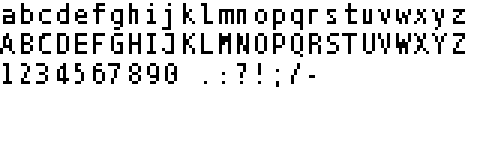
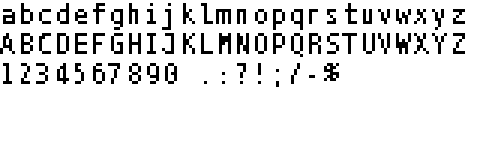
Layers edited between the first and the second 480×144 image:
removed layer "abcdefghijklmno..." over 216, 9, 339, 81
added group "symbols" with 8 layers above "[0 - 9]" over 324, 63, 339, 81
added layer "%" in group "symbols" over 324, 63, 339, 81
added group "[a - z]" with 26 layers above "Fond" over 216, 9, 234, 24
added layer "m" in group "[a - z]" over 216, 9, 231, 24
